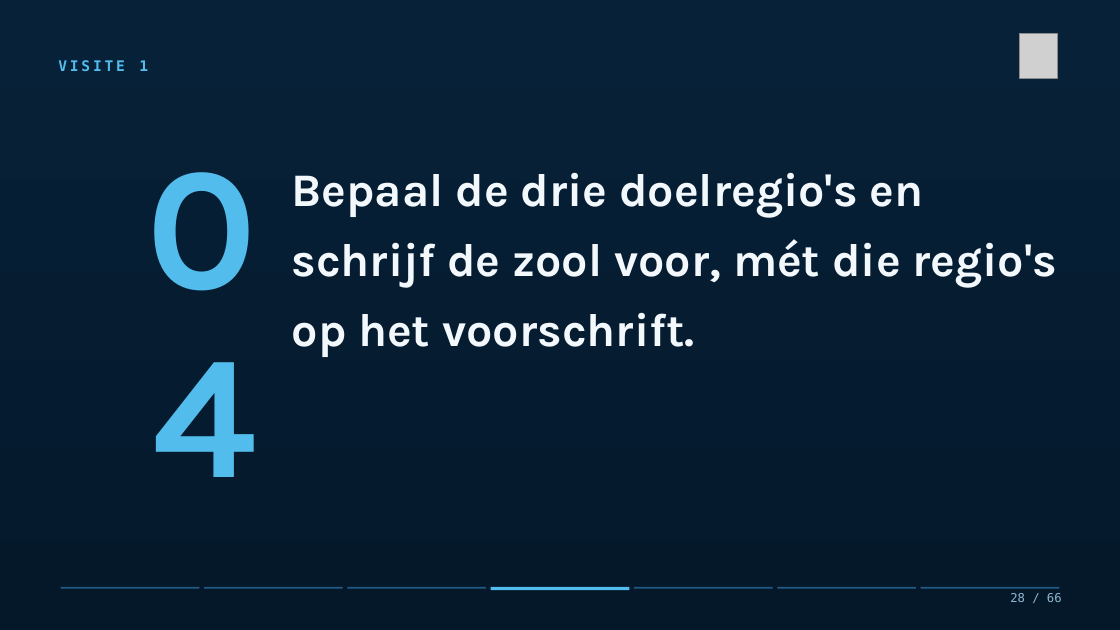
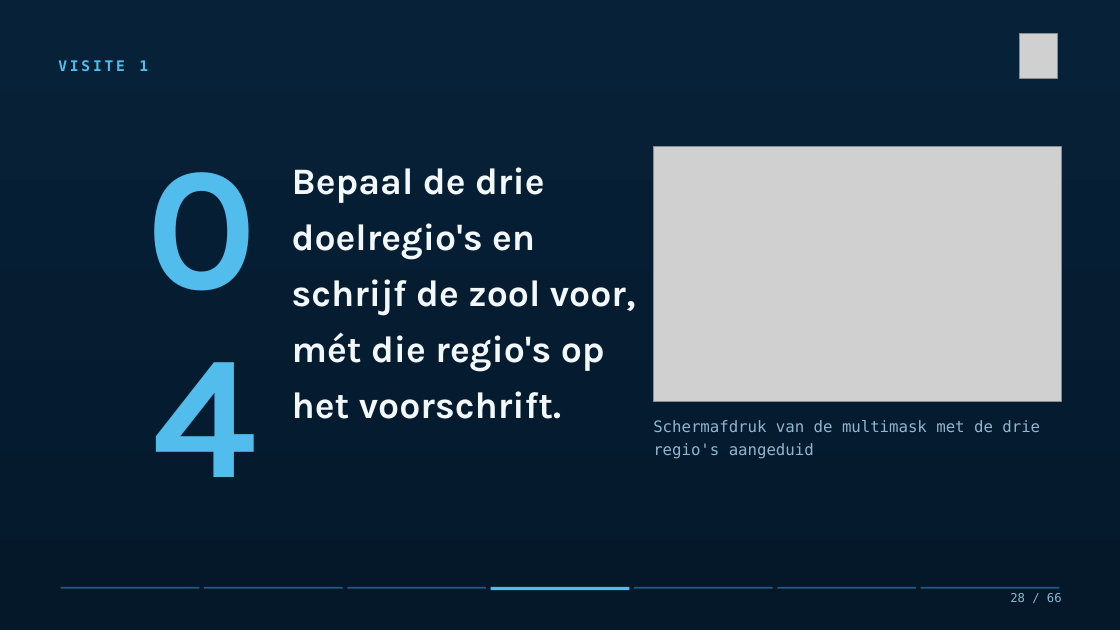
Before and after one commit to Dellfs/paradise-project, a slide deck: slide 28 of PARADISE_presentatie/PARADISE_opleidingssessie_voetklinieken.pptx. Drawn at 1120x630 pixels with LibreOffice and Linux fonts; fonts in the diff are those of the drawing; grey boxes stand for pictures. Boxes give left, top, right and bottom in pixels: in the first picture for what was removed or moved away, otherwise in the second. Text is boxed around its words. In the diff, an @@ line names an element or a change of style, - is before the commit and + after.

```diff
--- a/PARADISE_presentatie/PARADISE_opleidingssessie_voetklinieken.pptx
+++ b/PARADISE_presentatie/PARADISE_opleidingssessie_voetklinieken.pptx
@@ text "Bepaal de drie doelregio's en ..." at bbox=[292, 167, 636, 419]: size 40 to 32 pt @@
@@ picture added at bbox=[654, 146, 1062, 402] @@
@@ text added at bbox=[653, 420, 1040, 459], 13.5 pt, text #8FB6D0 @@
+Schermafdruk van de multimask met de drie regio's aangeduid
```
Also in this commit, not shown: 7 other slides changed, 4 other files.
